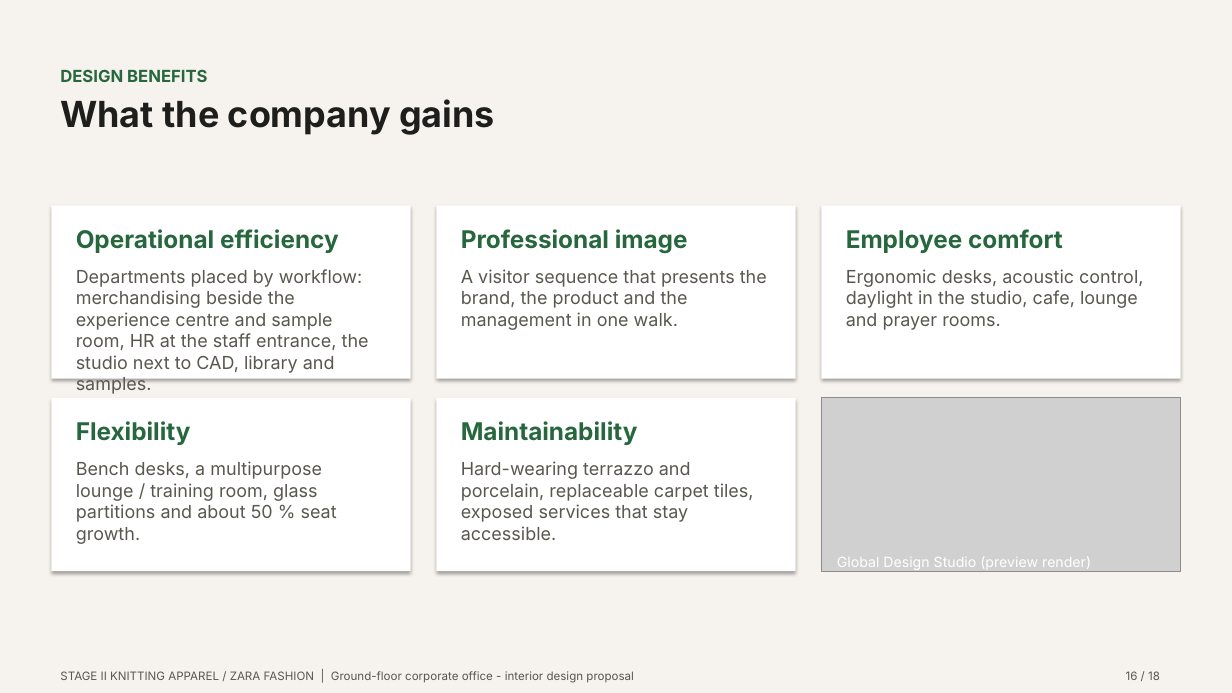
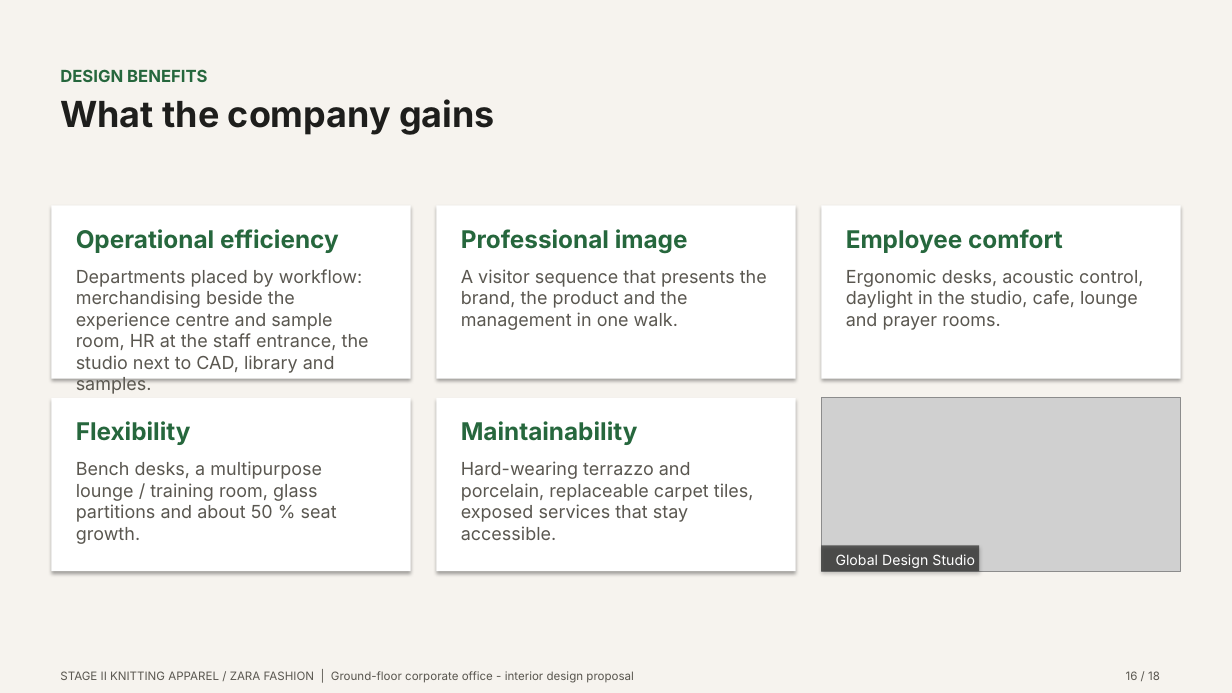
Before and after one commit to i-m-r-a-n/Practice01, a slide deck: slide 16 of GARMENT_OFFICE_FINAL_PRESENTATION/03_PRESENTATION/Garment_Office_Design_Pitch.pptx. Drawn at 1232x693 pixels with LibreOffice and Linux fonts; fonts in the diff are those of the drawing; grey boxes stand for pictures. Boxes give left, top, right and bottom in pixels: in the first picture for what was removed or moved away, otherwise in the second. Text is boxed around its words. In the diff, an @@ line names an element or a change of style, - is before the commit and + after.

```diff
--- a/GARMENT_OFFICE_FINAL_PRESENTATION/03_PRESENTATION/Garment_Office_Design_Pitch.pptx
+++ b/GARMENT_OFFICE_FINAL_PRESENTATION/03_PRESENTATION/Garment_Office_Design_Pitch.pptx
@@ rectangle added at [822, 545, 980, 571], fill #141412 at 62% opacity @@
@@ text at [836, 554, 975, 568]: text changed @@
-Global Design Studio (preview render)
+Global Design Studio
```
Also in this commit, not shown: 14 other slides changed, 22 other files.
